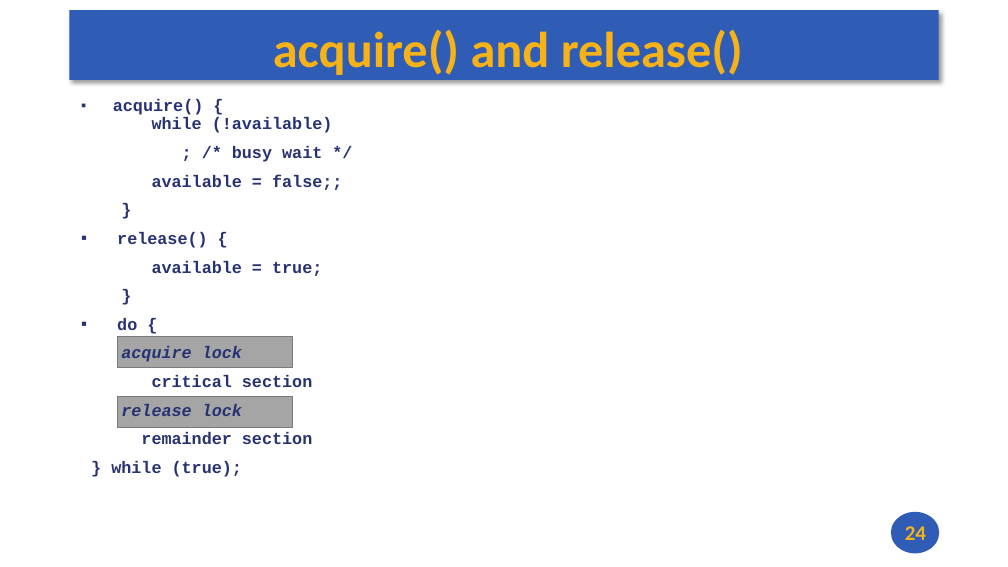
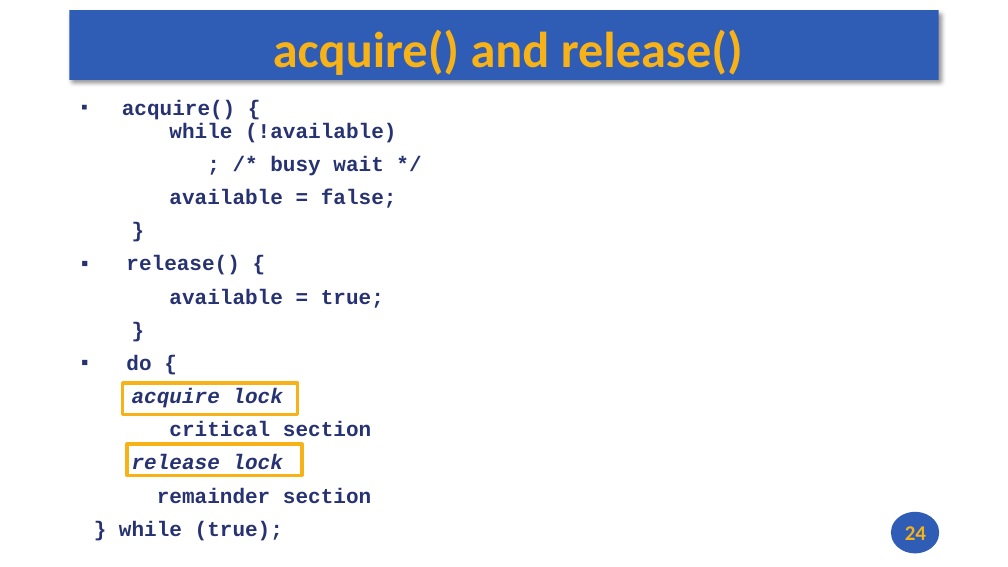
Before and after one commit to andrewt0301/hse-acos-course, a slide deck: slide 24 of docs/part2os/08_IPC/OS_Lecture_08.pptx. Drawn at 1008x567 pixels with LibreOffice and Linux fonts; fonts in the diff are those of the drawing. Boxes give left, top, right and bottom in pixels: in the first picture for what was removed or moved away, otherwise in the second. Text is boxed around its words. In the diff, an @@ line names an element or a change of style, - is before the commit and + after.

```diff
--- a/docs/part2os/08_IPC/OS_Lecture_08.pptx
+++ b/docs/part2os/08_IPC/OS_Lecture_08.pptx
@@ text at box(119, 100, 396, 541): size 16 to 20 pt in "acquire() { while (!available)", "; /* busy wait */", "}", "release() {" and 8 more places @@
@@ text at box(169, 189, 397, 208): text changed; size 16 to 20 pt @@
-available = false;;
+available = false;
@@ rectangle: place and size @@
-rectangle at box(118, 337, 293, 368)
+rectangle at box(123, 383, 298, 414)
@@ rectangle at box(123, 383, 298, 414): fill #A5A5A5 to none; outline #7A7A7A 0.85 pt to #F7B217 3 pt @@
@@ rectangle at box(127, 444, 302, 475): fill #A5A5A5 to none; outline #7A7A7A 0.85 pt to #F7B217 3 pt @@
@@ rectangle: place and size @@
-rectangle at box(117, 396, 292, 427)
+rectangle at box(127, 444, 302, 475)
```
Also in this commit, not shown: 10 other slides changed, 1 other file.
